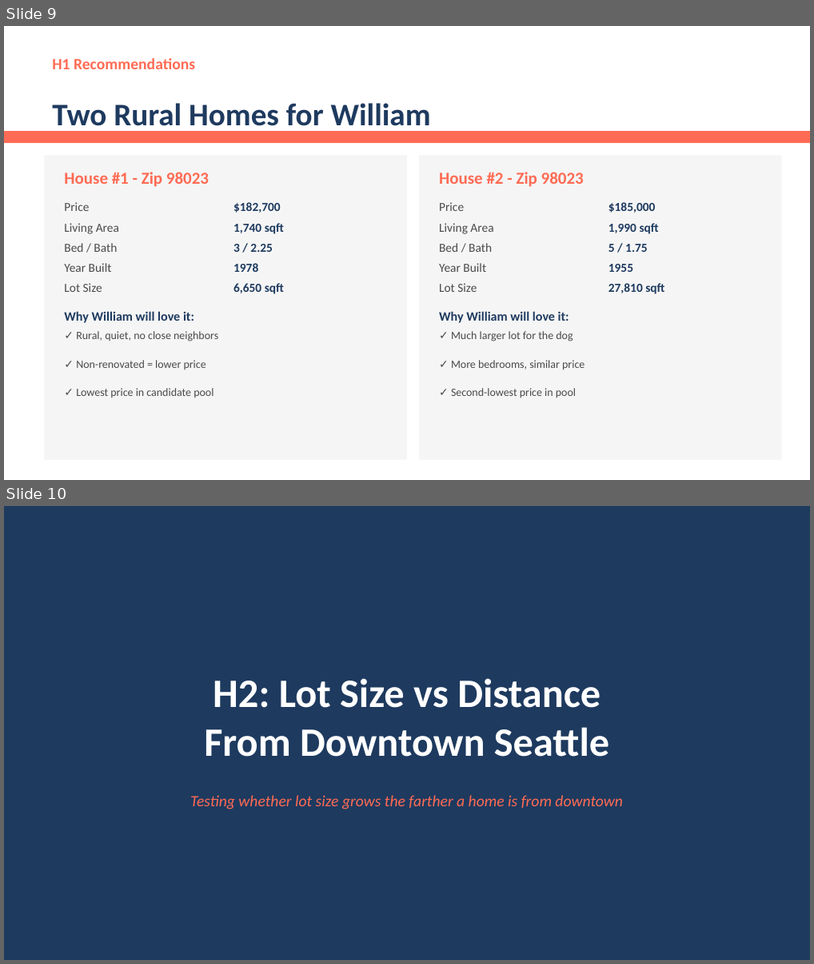
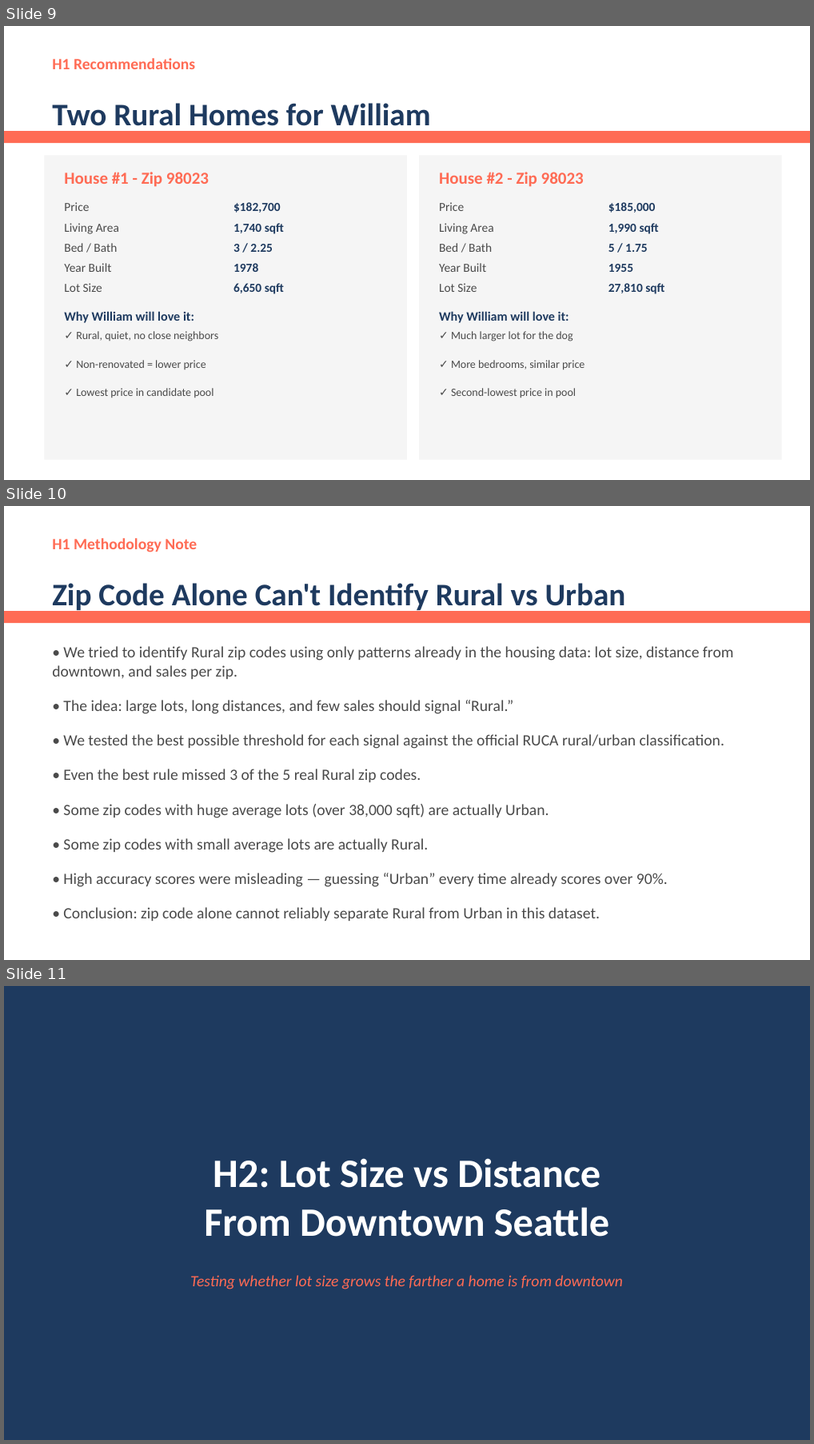
Before and after one commit to MohammadBajbouj/mohammad-ds-project-template, a slide deck: work_and_report/presentations/William_Rodriguez_Offers_NeueFische_Style_2.pptx. Shown one above the other, each under a label of ours: slides 9 and 10 before the commit, slides 9, 10 and 11 after it. The pictures are 814x964 and 814x1444 pixels, drawn with LibreOffice and Linux fonts; fonts in the diff are those of the drawing. Boxes give left, top, right and bottom in pixels: in the first picture for what was removed or moved away, otherwise in the second. Text is boxed around its words. In the diff, an @@ line names an element or a change of style, - is before the commit and + after.

```diff
--- a/work_and_report/presentations/William_Rodriguez_Offers_NeueFische_Style_2.pptx
+++ b/work_and_report/presentations/William_Rodriguez_Offers_NeueFische_Style_2.pptx
@@ slide 10 added at (x1=4, y1=506, x2=810, y2=960), background #FFFFFF @@
@@ text added at (x1=52, y1=538, x2=197, y2=552), 14 pt, text #FF6B54, bold @@
+H1 Methodology Note
@@ text added at (x1=52, y1=583, x2=626, y2=613), 28 pt, text #1E3A5F, bold @@
+Zip Code Alone Can't Identify Rural vs Urban
@@ rectangle added at (x1=4, y1=611, x2=810, y2=623), fill #FF6B54 @@
@@ text added at (x1=52, y1=646, x2=734, y2=920), 14 pt, text #4A4A4A @@
+• We tried to identify Rural zip codes using only patterns already in the housing data: lot size, distance from downtown, and sales per zip.
+• The idea: large lots, long distances, and few sales should signal “Rural.”
+• We tested the best possible threshold for each signal against the official RUCA rural/urban classification.
+• Even the best rule missed 3 of the 5 real Rural zip codes.
+• Some zip codes with huge average lots (over 38,000 sqft) are actually Urban.
+• Some zip codes with small average lots are actually Rural.
+• High accuracy scores were misleading — guessing “Urban” every time already scores over 90%.
+• Conclusion: zip code alone cannot reliably separate Rural from Urban in this dataset.
@@ what was slide 10 is now slide 11 @@
```
Also in this commit, not shown: 2 other files.
